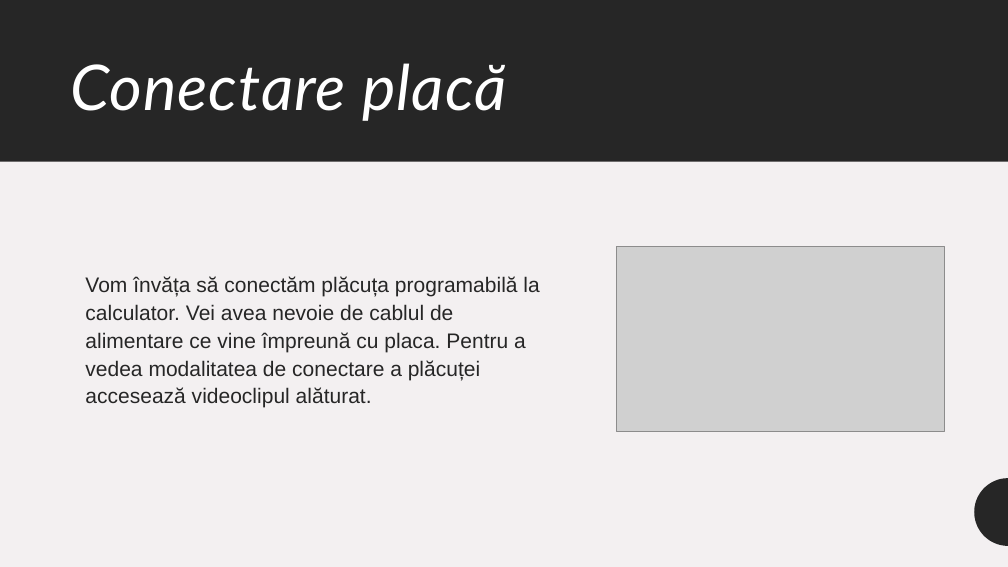
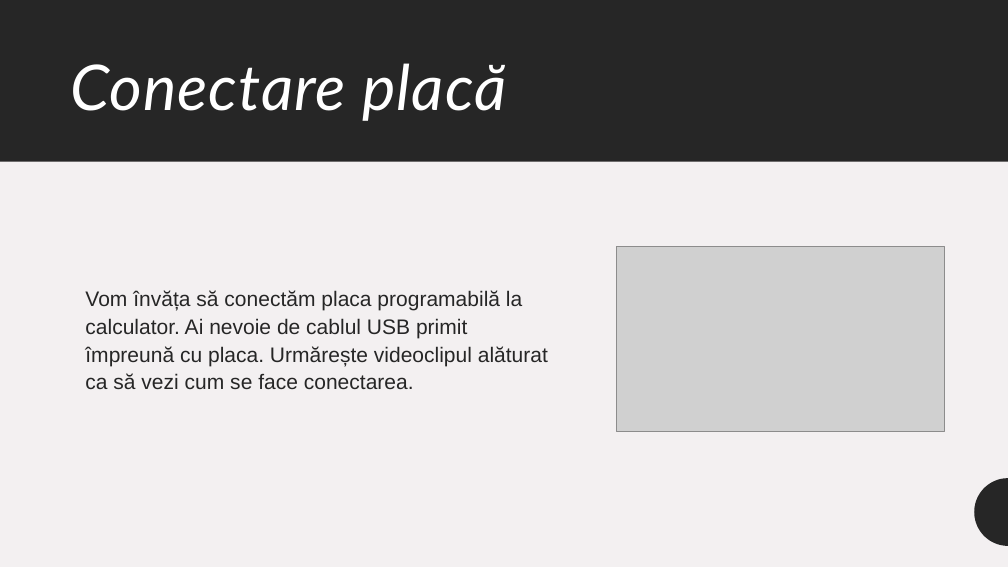
Before and after one commit to mihai-dulgheru/BazelePlaciiProgramabile, a slide deck: slide 9 of Bazele plăcii programabile.pptx. Drawn at 1008x567 pixels with LibreOffice and Linux fonts; fonts in the diff are those of the drawing; grey boxes stand for pictures. Boxes give left, top, right and bottom in pixels: in the first picture for what was removed or moved away, otherwise in the second. Text is boxed around its words. In the diff, an @@ line names an element or a change of style, - is before the commit and + after.

Commit message:
Prezentare: scheme de montaj, fără videoclip, conținut corectat
- Patru slide-uri noi după „Aplicații”, cu schemele de montaj noi
  (pasul 1, pasul 2, pașii 3-4, pasul 5), cu text alternativ.
- Slide-ul cu videoclipul demo e șters, ca și videoclipul din repo
  (prezentarea scade de la 8,7 MB la 1,5 MB).
- Corecturi de conținut: butonul reset repornește programul, pinii
  digitali și citesc, MiniCore e pachet de plăci (nu bibliotecă),
  regula de conectare a breadboard-ului, materialul rezistorului,
  anod/catod și rezistorul în serie la LED, setările din Tools.
- „Aplicații” listează pașii 1-5 ca în README, cu un singur font.
- Logo-ul Arduino are din nou imagine PNG de rezervă pentru
  aplicațiile care nu afișează SVG.
- PDF-ul e exportat din nou (25 de pagini).

```diff
--- a/Bazele plăcii programabile.pptx
+++ b/Bazele plăcii programabile.pptx
@@ text at (x1=85, y1=290, x2=548, y2=389): text changed @@
-Vom învăța să conectăm plăcuța programabilă la calculator. Vei avea nevoie de cablul de alimentare ce vine împreună cu placa. Pentru a vedea modalitatea de conectare a plăcuței accesează videoclipul alăturat.
+Vom învăța să conectăm placa programabilă la calculator. Ai nevoie de cablul USB primit împreună cu placa. Urmărește videoclipul alăturat ca să vezi cum se face conectarea.
```
Also in this commit, not shown: 14 other slides changed, 4 slides added, 1 slide removed, 1 other file.
